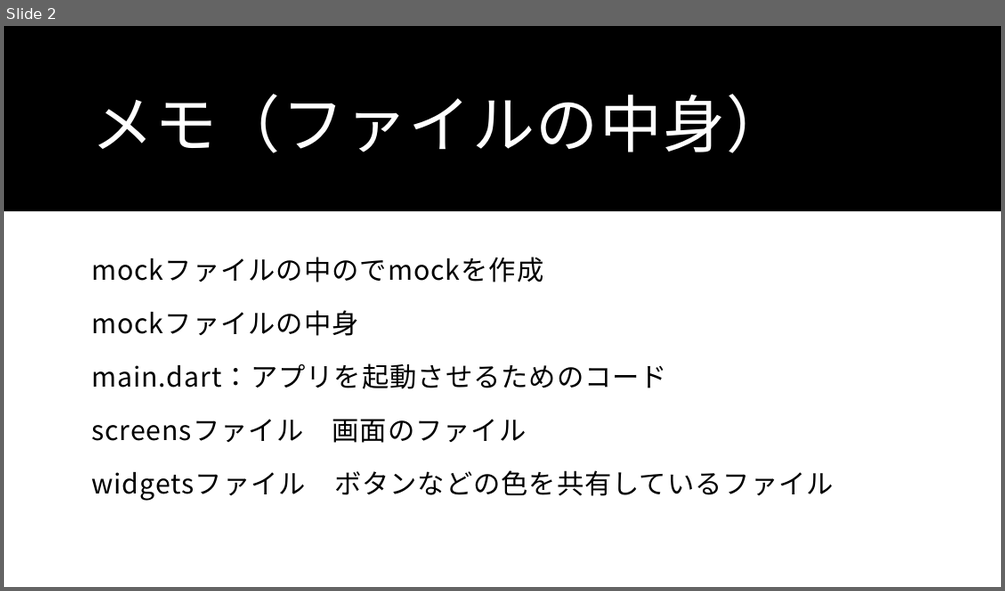
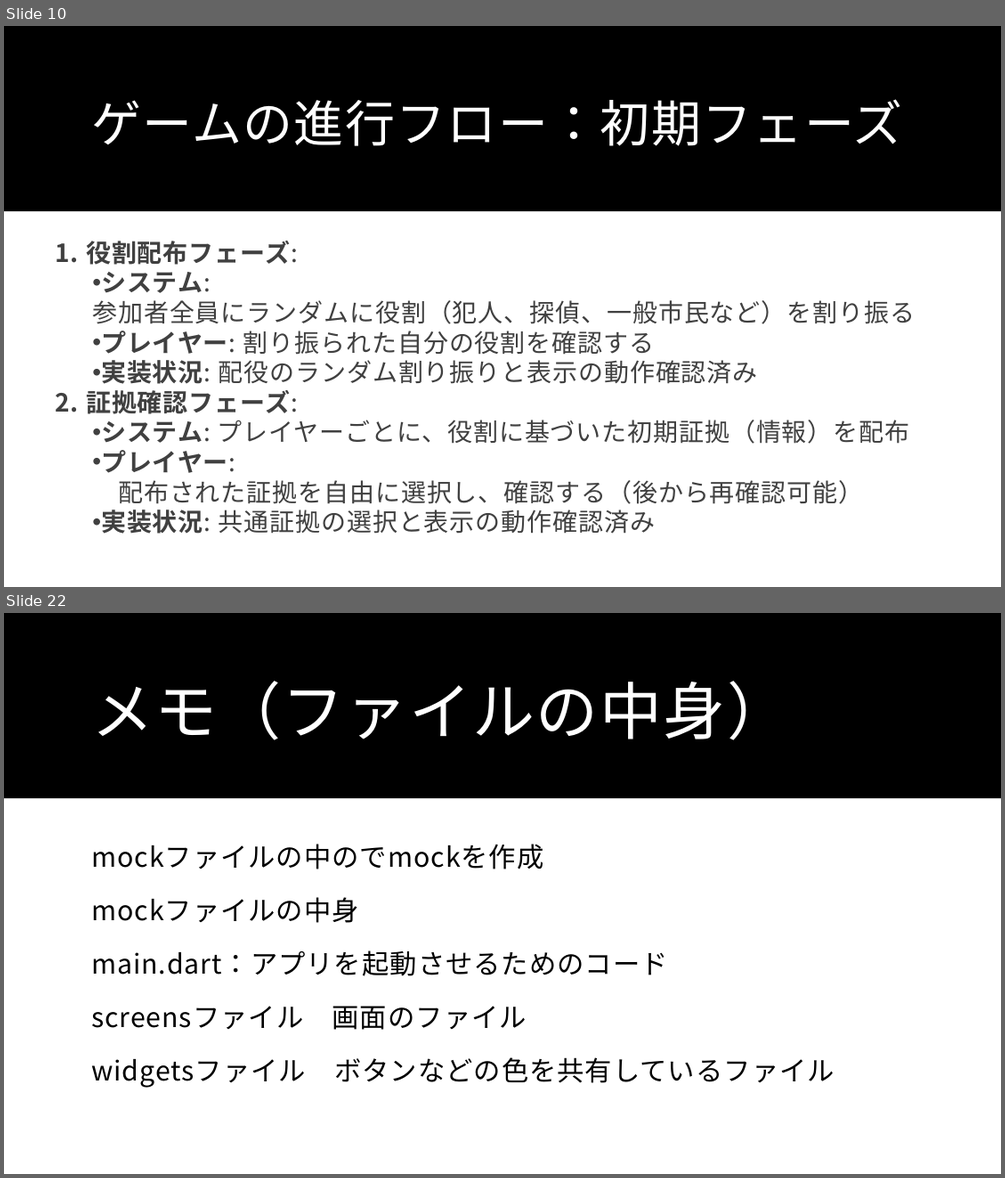
Before and after one commit to Wtnbtkm/flutter_application_1, a slide deck: Flutterの制作仕様書・アイディア（メモ）.pptx. Shown one above the other, each under a label of ours: slide 2 before the commit, slides 10 and 22 after it; the slides between them are not shown. The pictures are 1005x591 and 1005x1178 pixels, drawn with LibreOffice and Linux fonts; fonts in the diff are those of the drawing. Boxes give left, top, right and bottom in pixels: in the first picture for what was removed or moved away, otherwise in the second. Text is boxed around its words. In the diff, an @@ line names an element or a change of style, - is before the commit and + after.

Commit message:
パワーポイント（発表するためのスライドの追加）

```diff
--- a/Flutterの制作仕様書・アイディア（メモ）.pptx
+++ b/Flutterの制作仕様書・アイディア（メモ）.pptx
@@ slide 10 added at bbox=[4, 26, 1001, 587], background #FFFFFF; not listed: 1 template element that a slide beside it also shows @@
@@ title added at bbox=[91, 99, 903, 146], 48 pt, text #FFFFFF @@
+ゲームの進行フロー：初期フェーズ
@@ text added at bbox=[55, 240, 914, 533], 24 pt, text #404040 @@
+1. 役割配布フェーズ:
+  • システム:
+  参加者全員にランダムに役割（犯人、探偵、一般市民など）を割り振る
+  • プレイヤー: 割り振られた自分の役割を確認する
+  • 実装状況: 配役のランダム割り振りと表示の動作確認済み
+2. 証拠確認フェーズ:
+  • システム: プレイヤーごとに、役割に基づいた初期証拠（情報）を配布
+  • プレイヤー:
+  配布された証拠を自由に選択し、確認する（後から再確認可能）
+  • 実装状況: 共通証拠の選択と表示の動作確認済み
@@ what was slide 2 is now slide 22 @@
```
Also in this commit, not shown: 1 slide changed, 19 other slides added, 2 slides removed.
